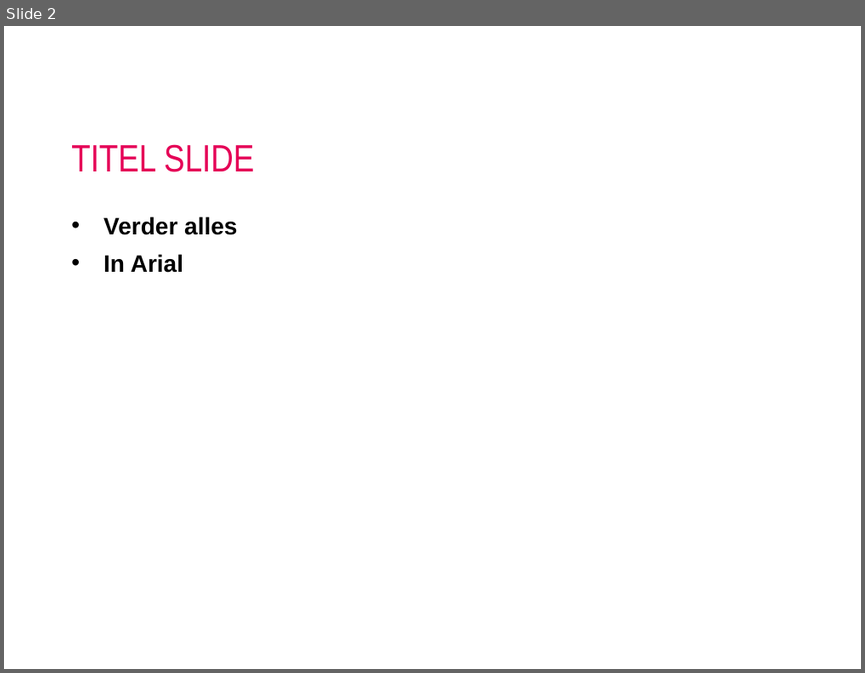
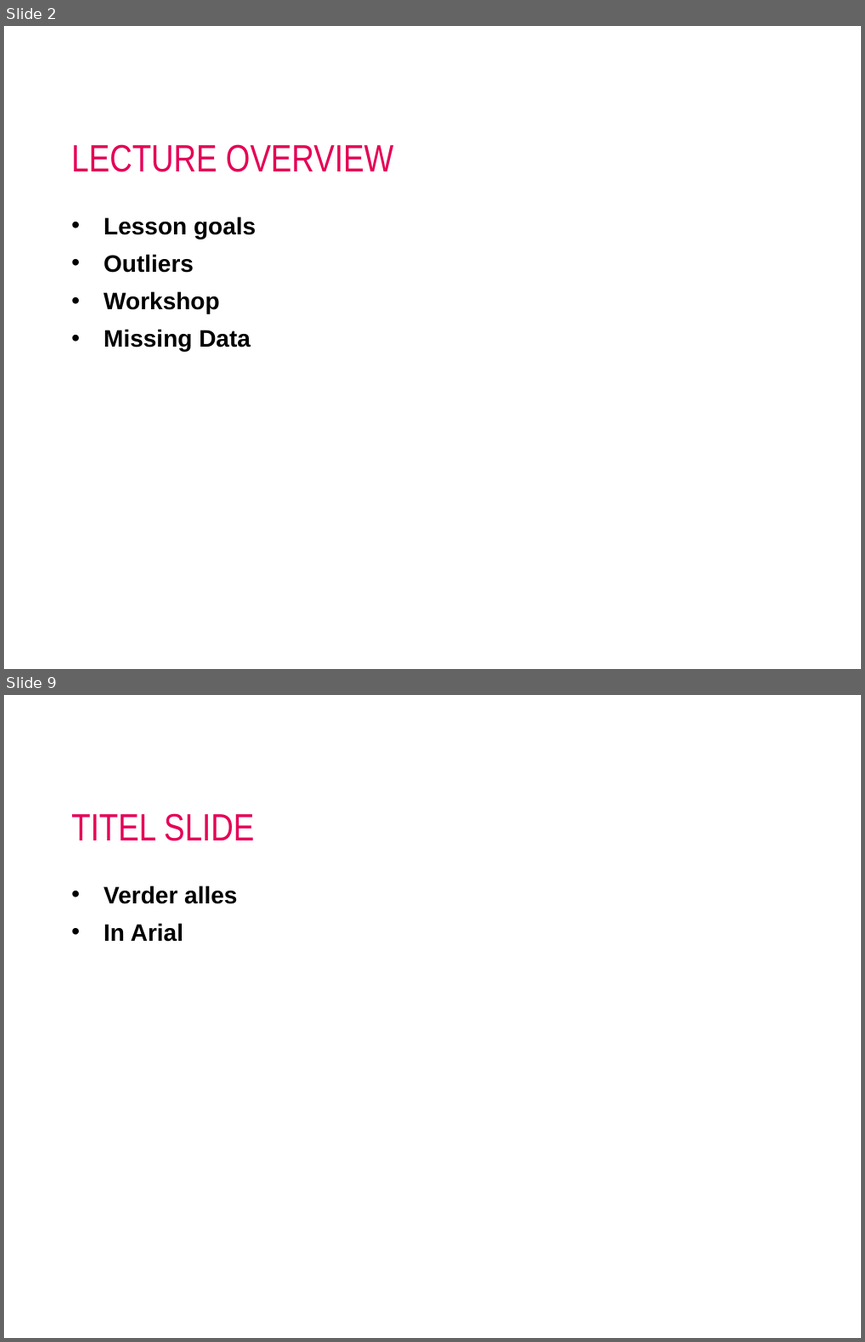
Before and after one commit to AIM-MADS-DATEXP/lesson-outliers-missing-data-erroneous-data, a slide deck: lesson-outliers.pptx. Shown one above the other, each under a label of ours: slide 2 before the commit, slides 2 and 9 after it; the slides between them are not shown. The pictures are 865x673 and 865x1342 pixels, drawn with LibreOffice and Linux fonts; fonts in the diff are those of the drawing; background and template pictures are left out. Boxes give left, top, right and bottom in pixels: in the first picture for what was removed or moved away, otherwise in the second. Text is boxed around its words. In the diff, an @@ line names an element or a change of style, - is before the commit and + after.

Commit message:
Started PPTX, finished workshop

```diff
--- a/lesson-outliers.pptx
+++ b/lesson-outliers.pptx
@@ slide 2 added at [4,26,861,669], background #FFFFFF @@
@@ title added at [71,144,393,172], 32 pt, text #E50056 @@
+LECTURE OVERVIEW
@@ text added at [103,216,256,351], 20 pt, text #000000, bold @@
+• Lesson goals
+• Outliers
+• Workshop
+• Missing Data
@@ what was slide 2 is now slide 9 @@
```
Also in this commit, not shown: 9 other slides added, 1 slide removed, 4 other files.
